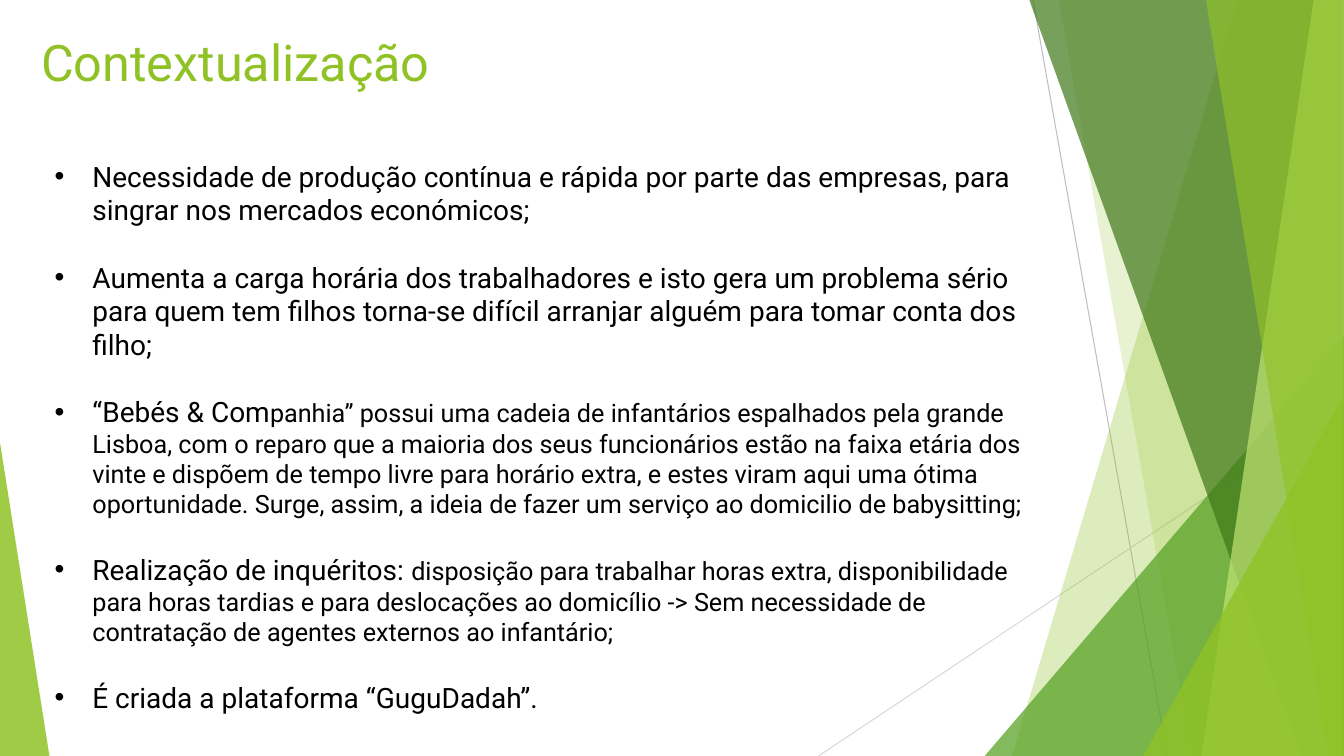
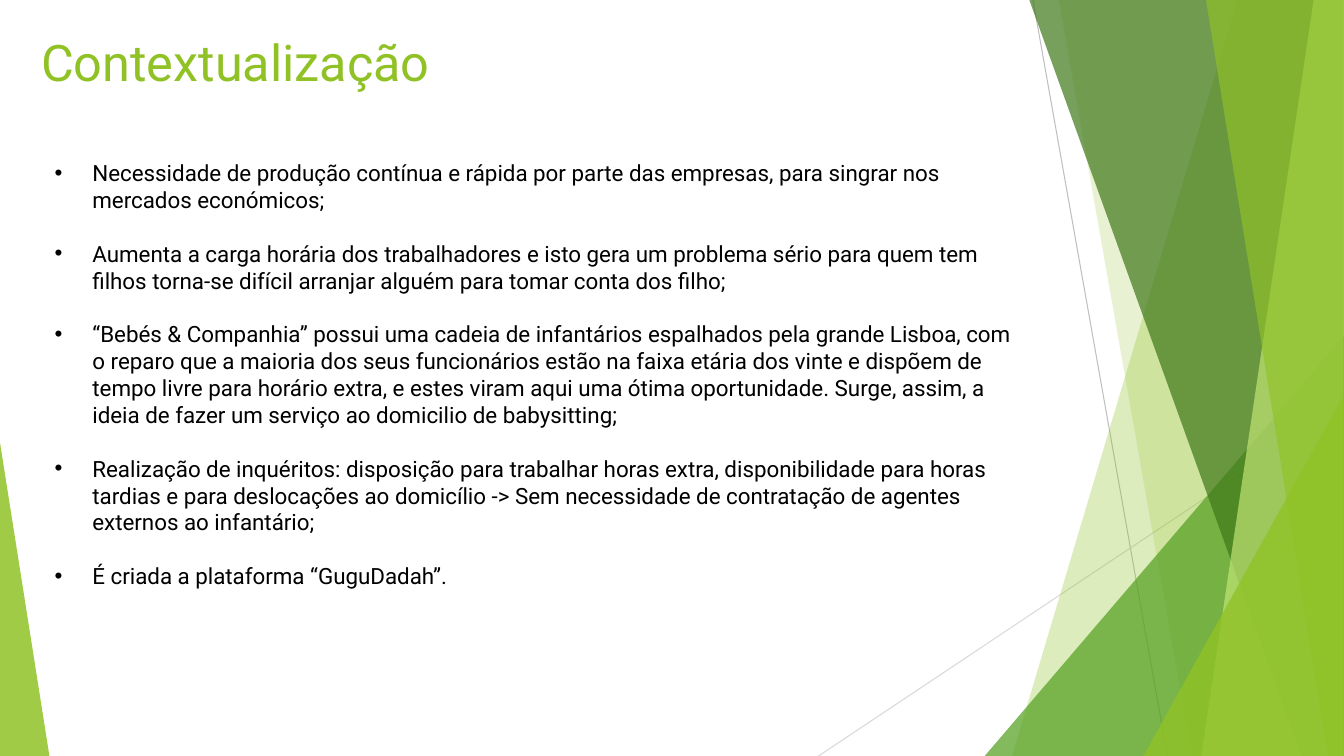
Before and after one commit to vitorjrc/babysitting-system, a slide deck: slide 3 of relatorio/LI4.pptx (slide 2 before the commit). Drawn at 1344x756 pixels with LibreOffice and Linux fonts; fonts in the diff are those of the drawing. Boxes give left, top, right and bottom in pixels: in the first picture for what was removed or moved away, otherwise in the second. Text is boxed around its words. In the diff, an @@ line names an element or a change of style, - is before the commit and + after.

```diff
--- a/relatorio/LI4.pptx
+++ b/relatorio/LI4.pptx
@@ text "Necessidade de produção contínua e ..." at [92, 164, 1010, 589]: size 20 to 16 pt in "Necessidade de produção contínua e rápida por ...", "Aumenta a carga horária dos trabalhadores e ...", "“Bebés & Companhia”", "Realização de inquéritos:" and 1 more places; size 18 to 16 pt in "Companhia” possui uma cadeia de infantários espalhados ...", "disposição para trabalhar horas extra, disponibilidade para ..." @@
```
Also in this commit, not shown: 3 other slides changed, 2 slides added.
